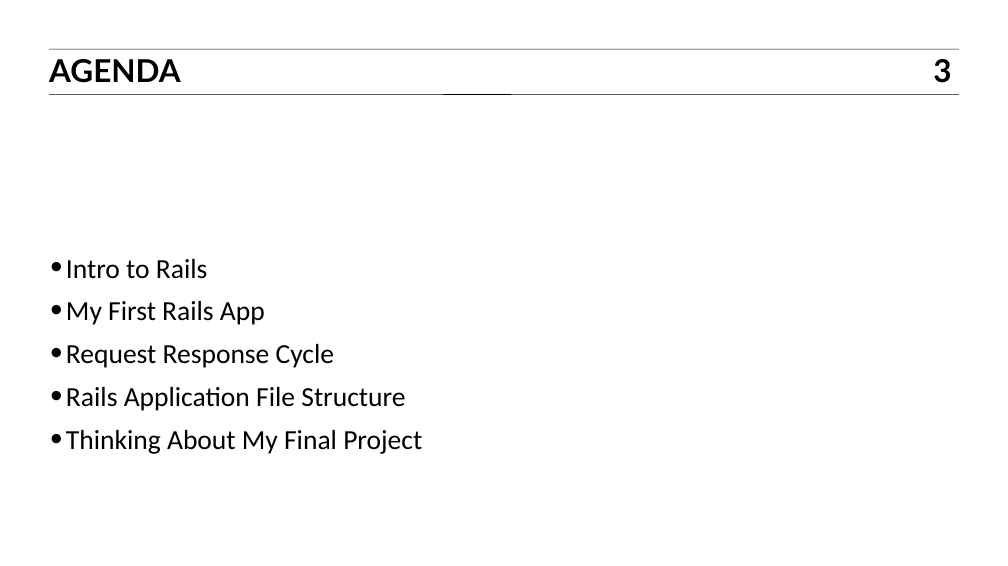
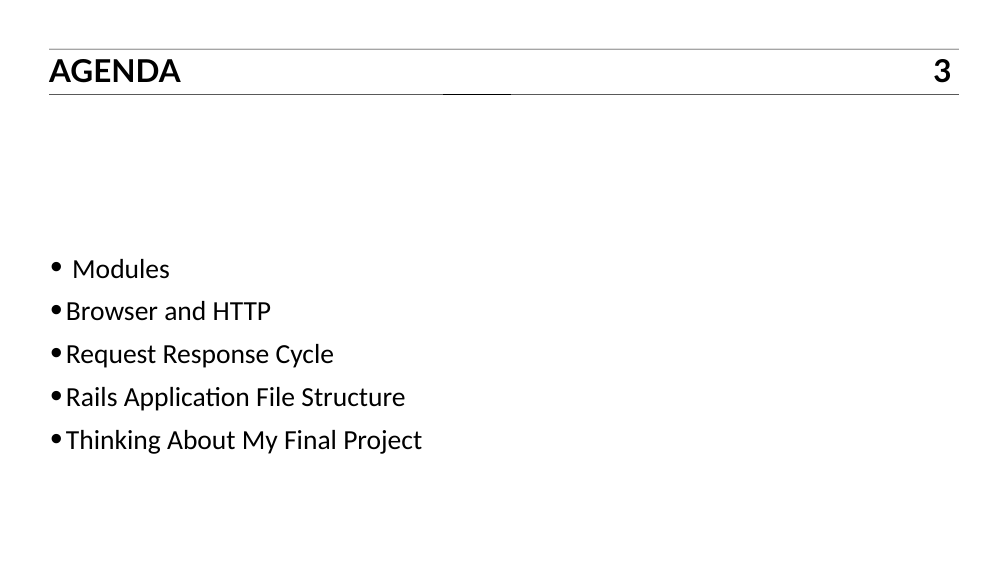
Before and after one commit to TravisGriffiths/ITR-BOS-01, a slide deck: slide 3 of Slides/07_ITR_slides.ppt. Drawn at 1008x566 pixels with LibreOffice and Linux fonts; fonts in the diff are those of the drawing. Boxes give left, top, right and bottom in pixels: in the first picture for what was removed or moved away, otherwise in the second. Text is boxed around its words. In the diff, an @@ line names an element or a change of style, - is before the commit and + after.

```diff
--- a/Slides/07_ITR_slides.ppt
+++ b/Slides/07_ITR_slides.ppt
@@ text at (66, 259, 272, 321): text changed @@
-• Intro to Rails
-• My First Rails App
+• Modules
+• Browser and HTTP
```
Also in this commit, not shown: 1 other slide changed, 10 slides added, 16 slides removed, 7 other files.
